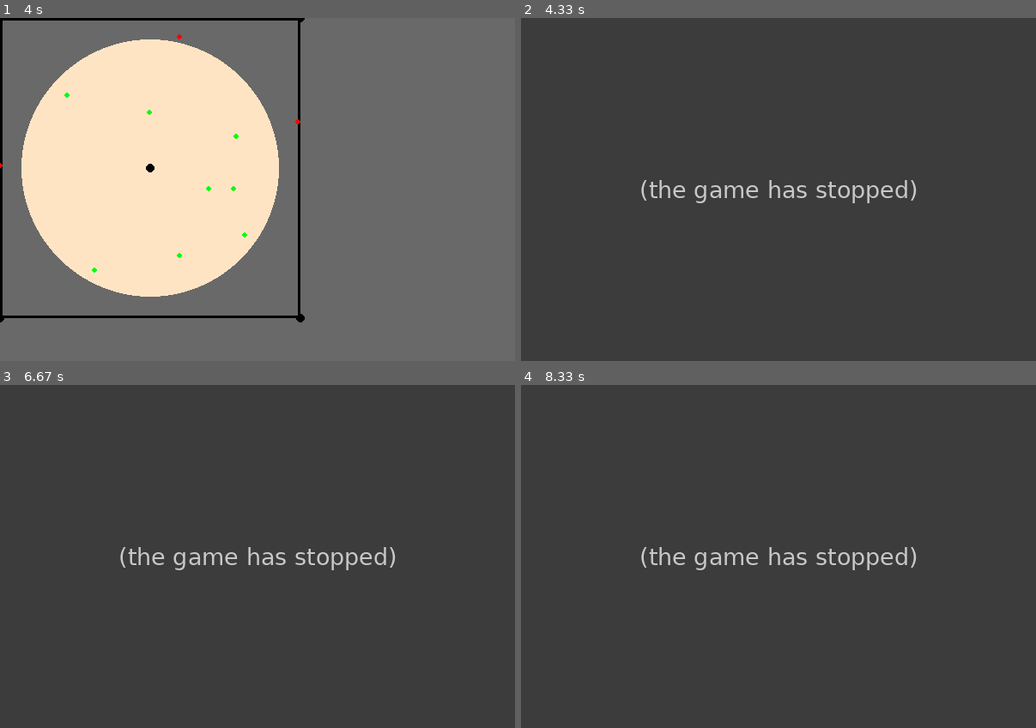
Above: before the commit, frames 1-4 (two rows, left to right).
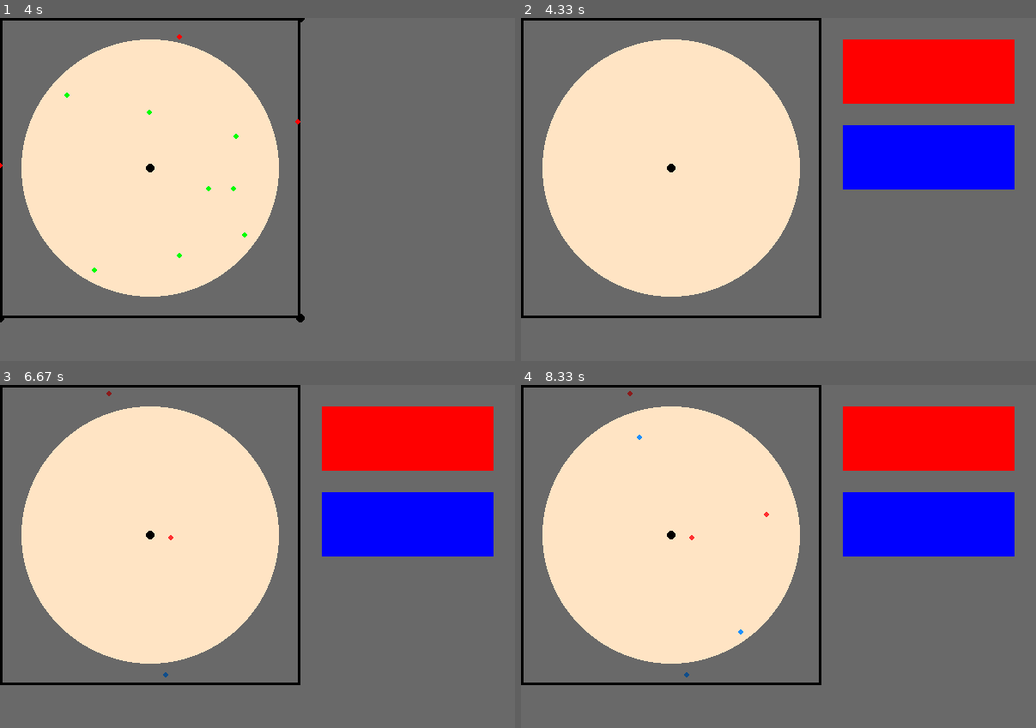
Above: after the commit, the same moments.

Repository: bucs110FALL22/portfolio-nomegabing
Game: pygame game, started from ch04/lab/main.py
The game is run twice, just before and just after one commit, with the same random seed, the same clock (stepped at 60 frames per second) and the same inputs.
Inputs:
- Up to frame 1 (4 s): no input
- Up to frame 2 (4.33 s): type "1 (at the terminal prompt)" at 4.08 s
- Up to frame 3 (6.67 s): no input
- Up to frame 4 (8.33 s): no input

Frame 1 is identical in both runs. In frame 2, 100% of the frame differs, in the area x 0-100%, y 0-100%; in frame 3, 100%; in frame 4, 100%.
Before the commit the program exited at 4.1 s; later frames show no game.

Commit message:
completed lab 4

Diff:
--- a/ch04/lab/main.py
+++ b/ch04/lab/main.py
@@ -54,15 +54,64 @@
 pygame.draw.rect(window, "blue", (375, 125, 200, 75)) # player blue selection window
 pygame.display.flip()
 
-input("Who do you think will win, red or blue?")
-mousex,mousey = pygame.mouse.get_pos()
-def chooseRed():
- if 375 < mousex < 575 and 25 < mousey < 100: #and pygame.MOUSEBUTTONDOWN:
-  print("You're betting on red!")
-def chooseBlue():
- if 375 < mousex < 575 and 125 < mousey < 200: #and pygame.MOUSEBUTTONDOWN:
-  print("You're betting on blue!")
+bet = 0
 
+choice = input("Who do you think will win? Red or Blue: ")
+if choice == "Red":
+  bet = 1
+if choice == "red":
+  bet = 1
+if choice == "Blue":
+  bet = 2
+if choice == "blue":
+  bet = 2
+print("The game will start in 1 second!")
+print("Your bet value is ",bet)
+pygame.time.wait(1000)
+
+redScore = 0
+blueScore = 0
+
+for redvsblue in range(11):
+  redx = random.randrange(0, 350)
+  redy = random.randrange(0, 350)
+  bluex = random.randrange(0, 350)
+  bluey = random.randrange(0, 350)
+  distanceRed = math.hypot(redx-x2, redy-y2)
+  distanceBlue = math.hypot(bluex-x2, bluey-y2)
+  pygame.display.flip()
+  if distanceRed <= 150:
+    pygame.draw.circle(window, "firebrick1", (redx, redy), 3)
+    pygame.time.wait(500)
+    redScore = redScore + 1
+    pygame.display.flip()
+  else:
+    pygame.draw.circle(window, "firebrick4", (redx, redy), 3)
+    pygame.time.wait(500)
+    pygame.display.flip()
+  if distanceBlue <= 150:
+    pygame.draw.circle(window, "dodgerblue1", (bluex, bluey), 3)
+    pygame.time.wait(500)
+    blueScore = blueScore + 1
+    pygame.display.flip()
+  else:
+    pygame.draw.circle(window, "dodgerblue4", (bluex, bluey), 3)
+    pygame.time.wait(500)
+    pygame.display.flip()
+
+pygame.time.wait(500)
+print("Red's score was ",redScore)
+print("Blue's score was ",blueScore)
+
+if redScore > blueScore:
+  print("Red wins!")
+if blueScore > redScore:
+  print("Blue wins!")
+
+if redScore > blueScore and bet == 1:
+  print("You predicted correctly!")
+if blueScore > redScore and bet == 2:
+  print("You predicted correctly!")
 
 
 # a window.exitonclick()
